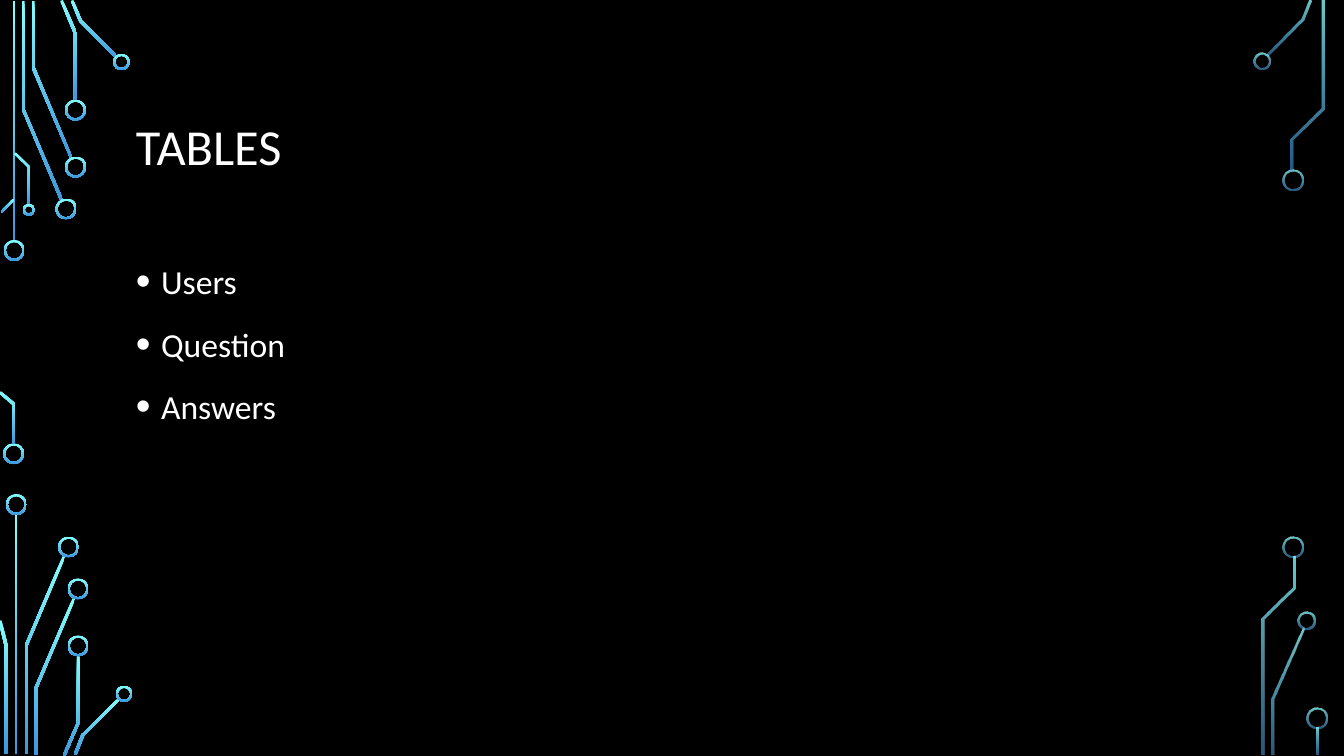
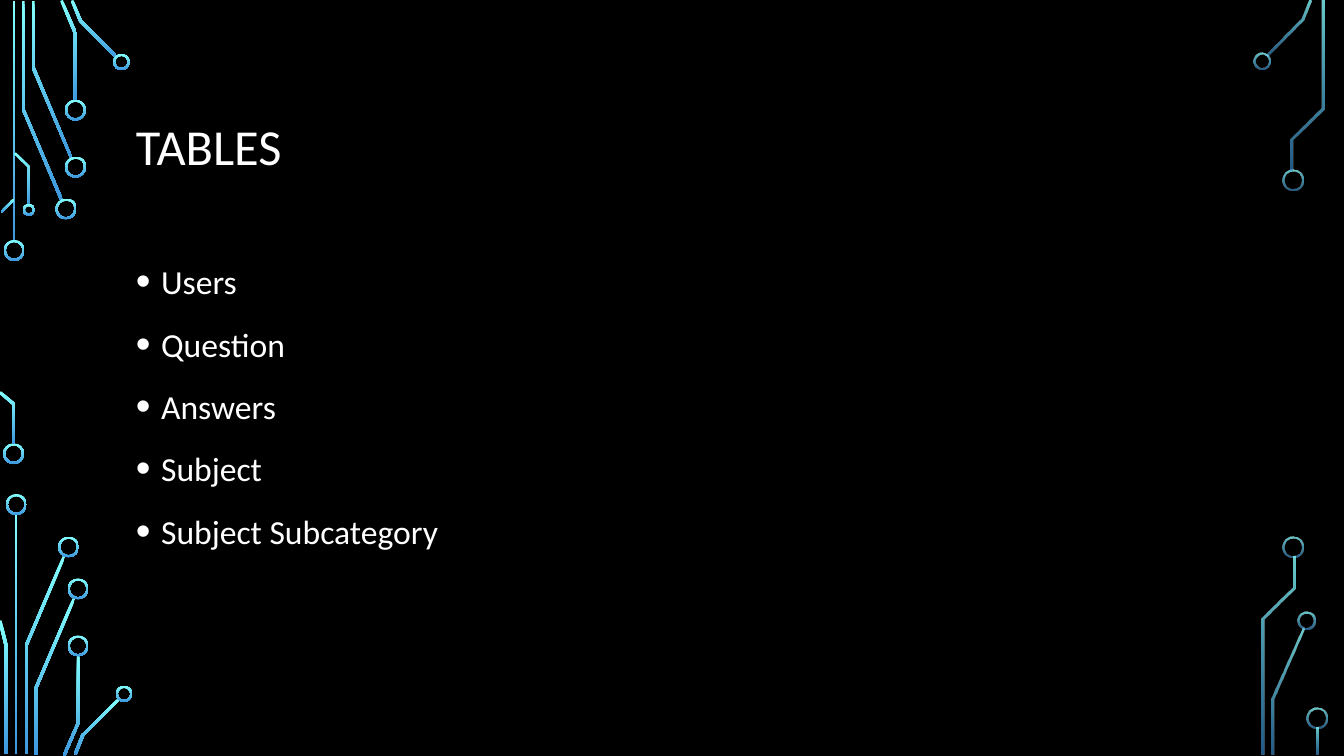
Before and after one commit to hunaidhanfee/solvelt, a slide deck: slide 10 of Docs/Solvelt.pptx (slide 7 before the commit). Drawn at 1344x756 pixels with LibreOffice and Linux fonts; fonts in the diff are those of the drawing; background and template pictures are left out. Boxes give left, top, right and bottom in pixels: in the first picture for what was removed or moved away, otherwise in the second. Text is boxed around its words. In the diff, an @@ line names an element or a change of style, - is before the commit and + after.

```diff
--- a/Docs/Solvelt.pptx
+++ b/Docs/Solvelt.pptx
@@ text at (x1=161, y1=457, x2=438, y2=550): paragraphs added @@
+• Subject
+• Subject Subcategory
```
Also in this commit, not shown: 3 other slides changed, 5 slides added.
